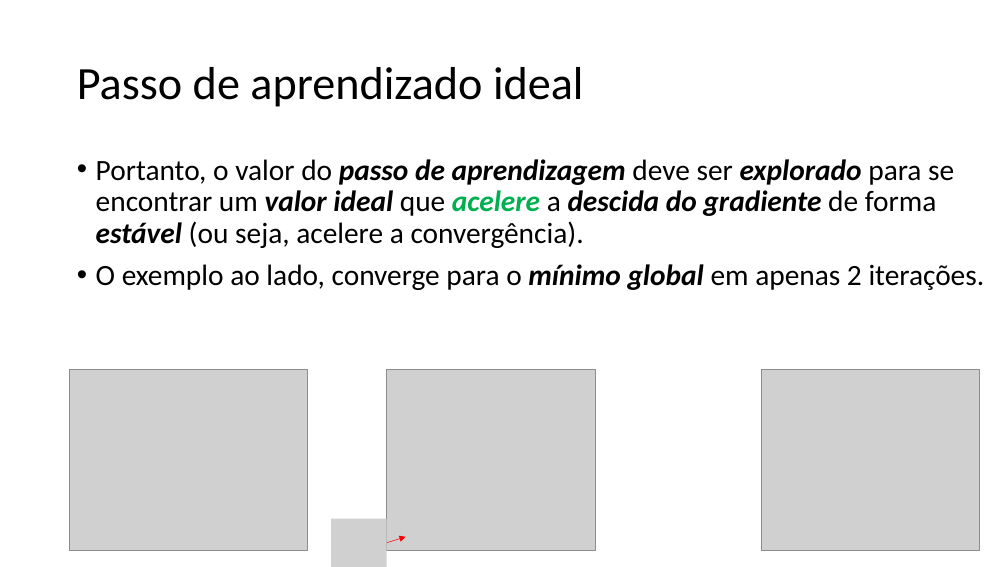
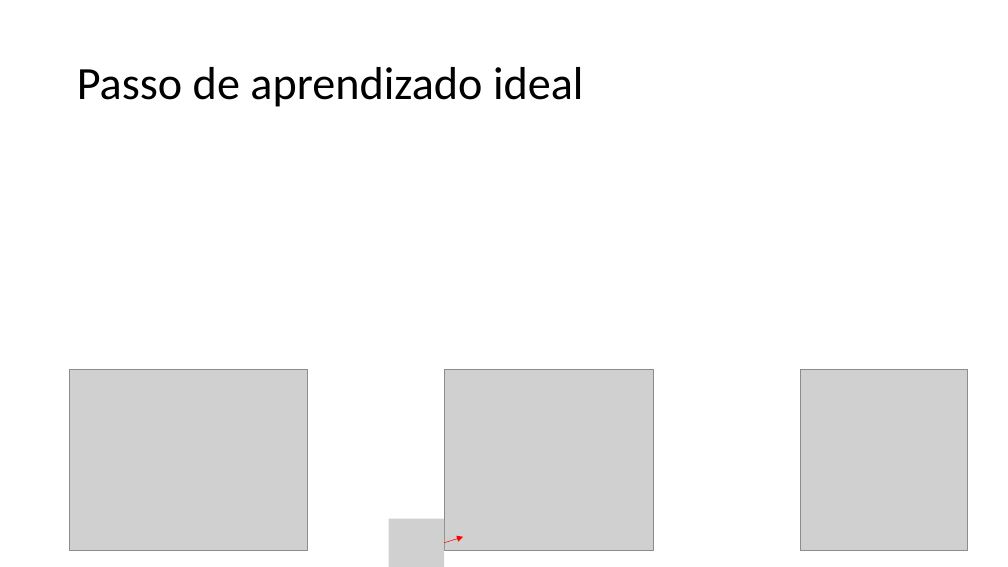
Before and after one commit to zz4fap/t319_aprendizado_de_maquina, a slide deck: slide 10 of slides/T319_Regressão_Linear (Parte III).pptx (slide 11 before the commit). Drawn at 1008x567 pixels with LibreOffice and Linux fonts; fonts in the diff are those of the drawing; grey boxes stand for pictures. Boxes give left, top, right and bottom in pixels: in the first picture for what was removed or moved away, otherwise in the second. Text is boxed around its words. In the diff, an @@ line names an element or a change of style, - is before the commit and + after.

Commit message:
update of slides

```diff
--- a/slides/T319_Regressão_Linear (Parte III).pptx
+++ b/slides/T319_Regressão_Linear (Parte III).pptx
@@ text removed at box(96, 159, 985, 290) @@
-• Portanto, o valor do passo de aprendizagem deve ser explorado para se encontrar um valor ideal que acelere a descida do gradiente de forma estável (ou seja, acelere a convergência).
-• O exemplo ao lado, converge para o mínimo global em apenas 2 iterações.
@@ picture: place and size @@
-picture at box(386, 370, 596, 551)
+picture at box(444, 370, 653, 551)
@@ picture: place and size @@
-picture at box(762, 370, 980, 551)
+picture at box(801, 370, 968, 551)
@@ picture removed at box(331, 519, 386, 567) @@
@@ picture added at box(389, 519, 444, 567) @@
@@ arrow moved from (386, 543) - (406, 537) to (444, 543) - (464, 537) @@
```
Also in this commit, not shown: 4 other slides changed, 3 slides removed, 1 other file.
